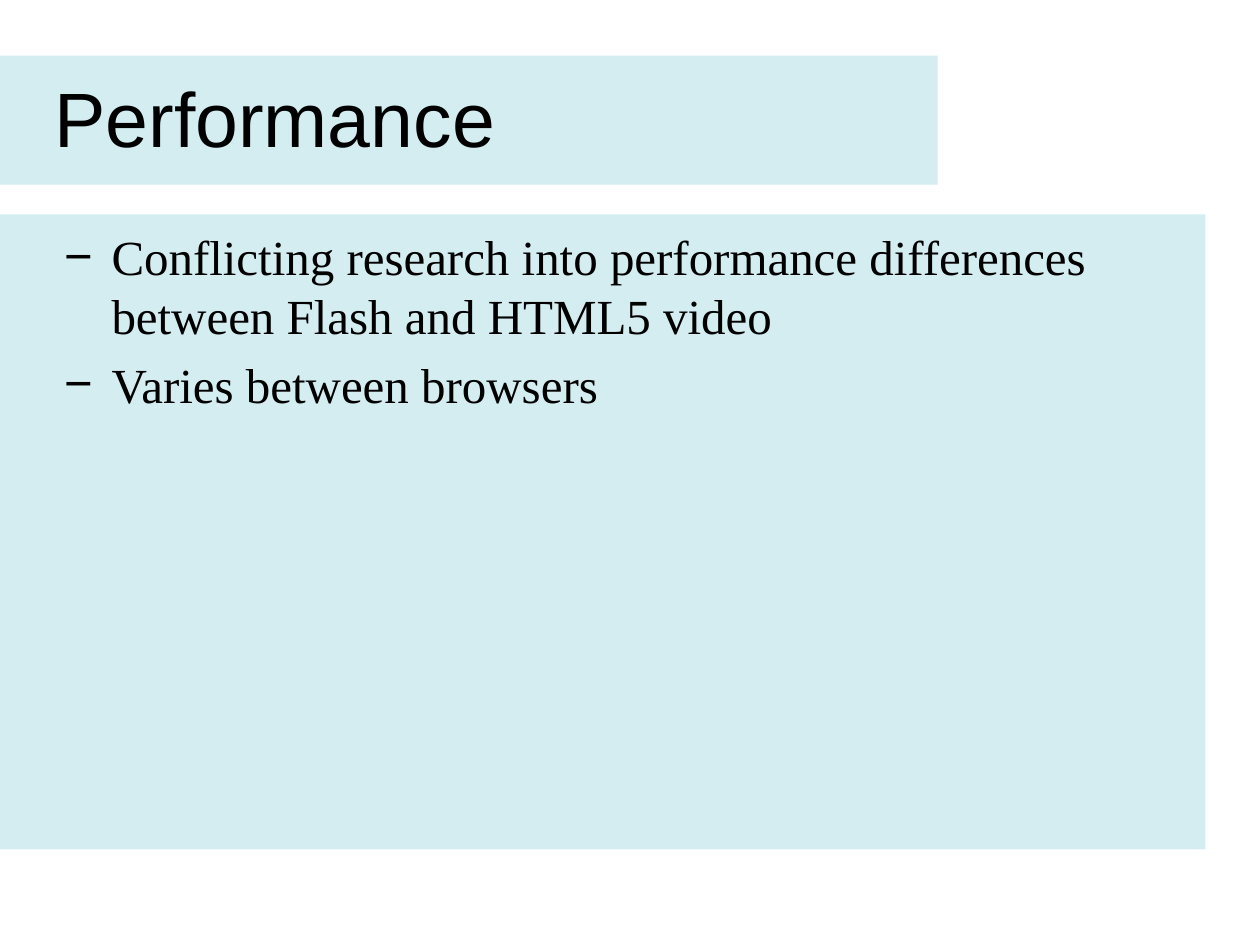
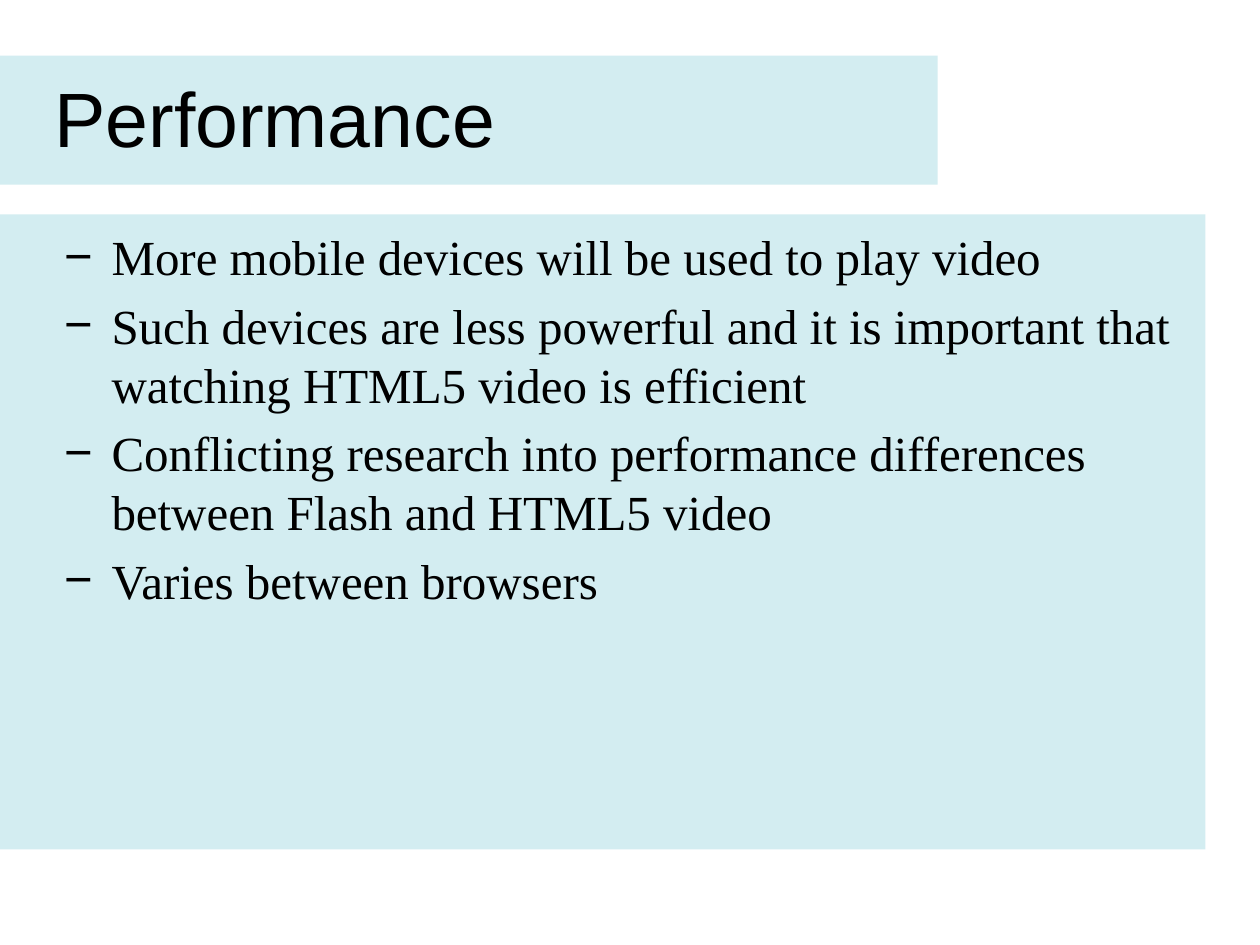
Before and after one commit to dhulme/irp, a slide deck: slide 6 of presentation/slides.pptx. Drawn at 1260x945 pixels with LibreOffice and Linux fonts; fonts in the diff are those of the drawing. Boxes give left, top, right and bottom in pixels: in the first picture for what was removed or moved away, otherwise in the second. Text is boxed around its words. In the diff, an @@ line names an element or a change of style, - is before the commit and + after.

Commit message:
Adjustments to slides and poster

```diff
--- a/presentation/slides.pptx
+++ b/presentation/slides.pptx
@@ text at bbox=[112, 241, 1169, 413]: paragraphs added @@
+− More mobile devices will be used to play video
+− Such devices are less powerful and it is important that watching HTML5 video is efficient
```
Also in this commit, not shown: 1 other file.
